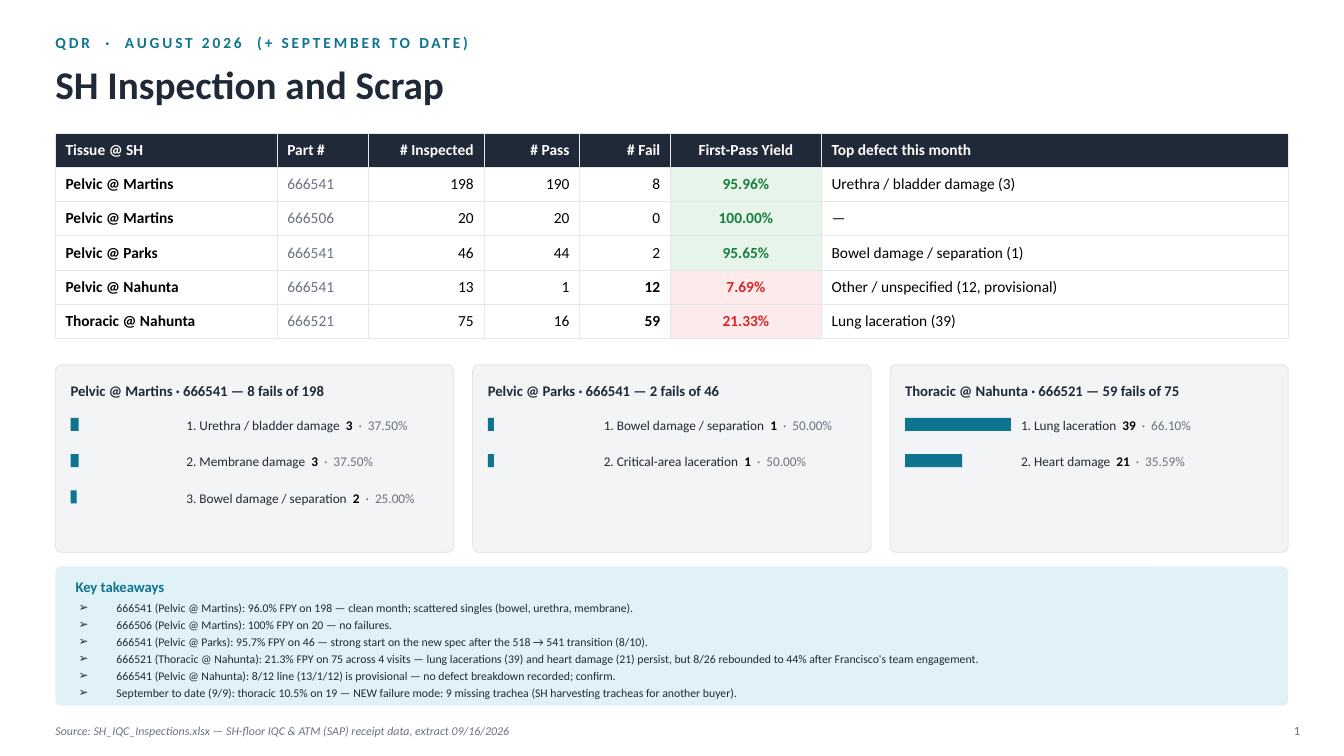
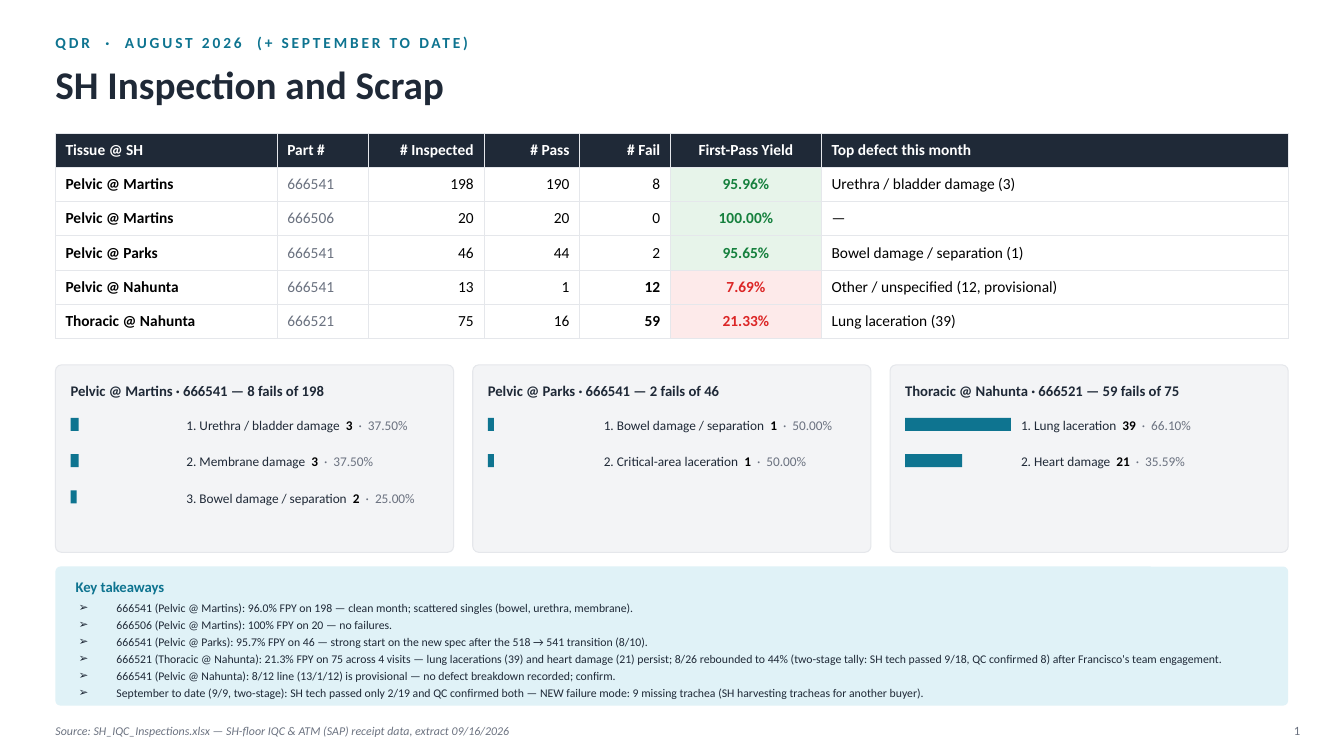
Before and after one commit to naviero1/Claude-Works, a slide deck: slide 1 of QC inspections suppliers/QDR_Slides_AugSep2026.pptx. Drawn at 1344x756 pixels with LibreOffice and Linux fonts; fonts in the diff are those of the drawing. Boxes give left, top, right and bottom in pixels: in the first picture for what was removed or moved away, otherwise in the second. Text is boxed around its words. In the diff, an @@ line names an element or a change of style, - is before the commit and + after.

```diff
--- a/QC inspections suppliers/QDR_Slides_AugSep2026.pptx
+++ b/QC inspections suppliers/QDR_Slides_AugSep2026.pptx
@@ text at (116, 654, 1222, 665): text changed @@
-➢ 666521 (Thoracic @ Nahunta): 21.3% FPY on 75 across 4 visits — lung lacerations (39) and heart damage (21) persist, but 8/26 rebounded to 44% after Francisco's team engagement.
+➢ 666521 (Thoracic @ Nahunta): 21.3% FPY on 75 across 4 visits — lung lacerations (39) and heart damage (21) persist; 8/26 rebounded to 44% (two-stage tally: SH tech passed 9/18, QC confirmed 8) after Francisco's team engagement.
@@ text at (116, 688, 924, 699): text changed @@
-➢ September to date (9/9): thoracic 10.5% on 19 — NEW failure mode: 9 missing trachea (SH harvesting tracheas for another buyer).
+➢ September to date (9/9, two-stage): SH tech passed only 2/19 and QC confirmed both — NEW failure mode: 9 missing trachea (SH harvesting tracheas for another buyer).
```
Also in this commit, not shown: 1 other slide changed, 1 slide added.
